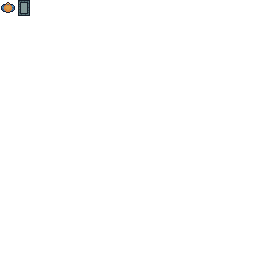
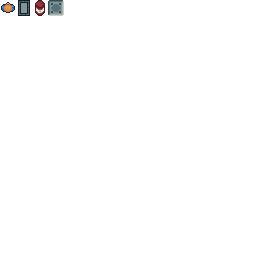
Comparing the layer stacks of the two 256×256 images. Changes:
painted on "Layer 2" over 35, 0, 64, 16
